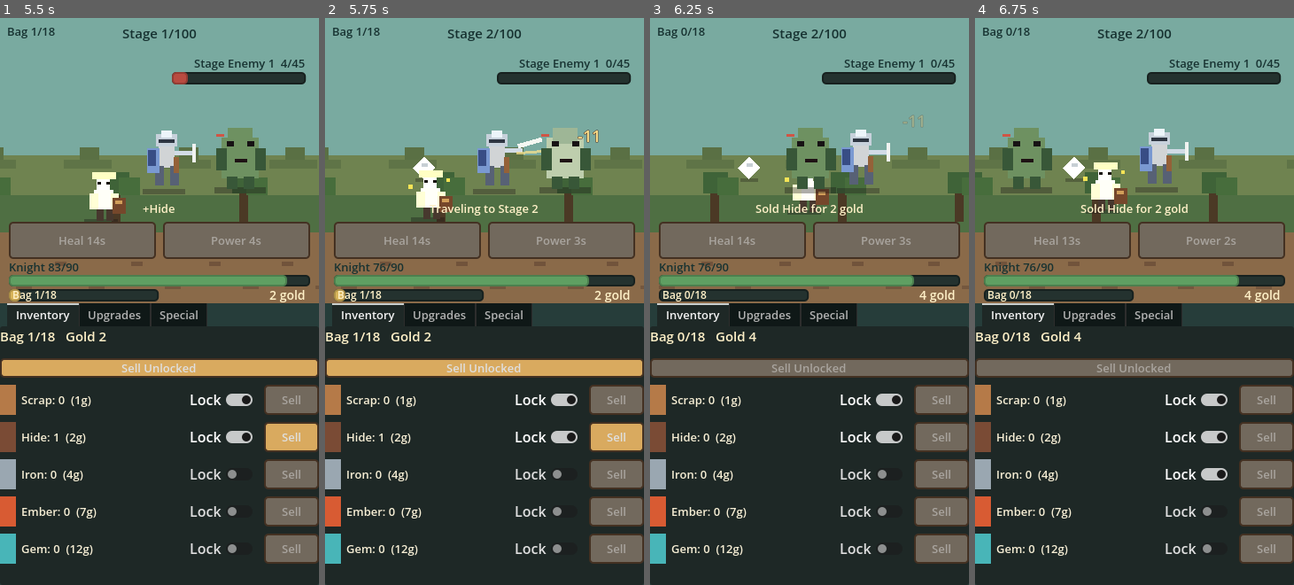
Above: before the commit, frames 1-4 (left to right).
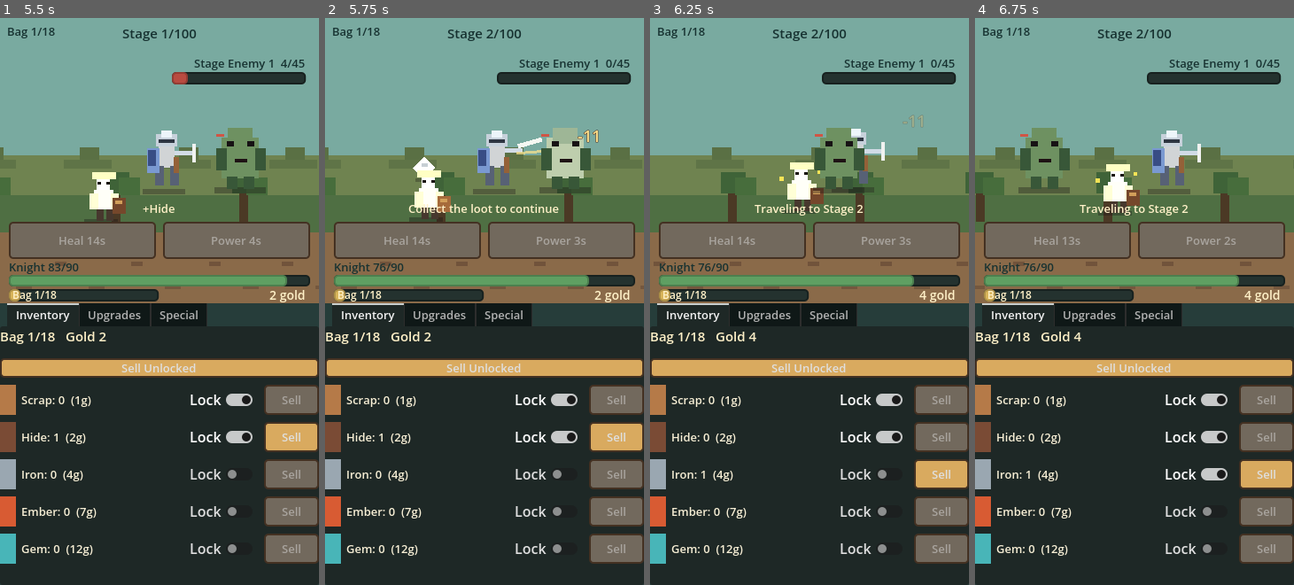
Above: after the commit, the same moments.

Repository: TheAmazingTurtle/knight-s-assistant
Game: Godot game, scene res://core/main.tscn
Same seed, same stepped clock (60 frames per second), same inputs: the game is played once before the commit and once after it.
Inputs:
- Up to frame 1 (5.5 s): click "Start" at 0.5 s; click "Heal" at 1.25 s; click "Power-up" at 2 s; click "Sell Unlocked" at 2.75 s; click "Lock" at 3.5 s; click "Sell" at 4.25 s; click "Lock" at 5 s
- Up to frame 2 (5.75 s): no input
- Up to frame 3 (6.25 s): click "Sell" at 5.75 s
- Up to frame 4 (6.75 s): click "Lock" at 6.5 s

Frame 1 is identical in both runs. In frame 2, 0.6% of the frame differs, in the area x 26-74%, y 26-36%; in frame 3, 8.6%; in frame 4, 8.9%, in the area x 0-100%, y 1-83%.

Commit message:
Make porter wait when bag is full

Diff:
--- a/screens/game_screen/game_screen.gd
+++ b/screens/game_screen/game_screen.gd
@@ -65,6 +65,7 @@
 var stage_transition_timer := 0.0
 var stage_traveling := false
 var preserve_knight_health_on_stage_start := false
+var waiting_to_travel_after_loot := false
 var combat_paused := false
 var victory_visible := false
 var porter_center := Vector2.ZERO
@@ -92,6 +93,8 @@
 	_tick_cooldowns(delta)
 	_tick_loot(delta)
 	_tick_damage_numbers(delta)
+	if waiting_to_travel_after_loot and active_loot.is_empty():
+		_begin_stage_travel()
 	if victory_visible:
 		_refresh_battle_labels()
 		return
@@ -323,6 +326,7 @@
 	_clear_damage_numbers()
 	preserve_knight_health_on_stage_start = false
 	stage_traveling = false
+	waiting_to_travel_after_loot = false
 	enemy_stats = GameState.get_enemy_stats()
 	enemy_max_hp = float(enemy_stats.get("max_health", 1))
 	enemy_hp = enemy_max_hp
@@ -470,10 +474,12 @@
 	if won:
 		_show_victory()
 	else:
-		status_label.text = "Traveling to Stage %d" % GameState.stage
 		preserve_knight_health_on_stage_start = true
-		stage_traveling = true
-		stage_transition_timer = STAGE_TRANSITION_DURATION
+		if active_loot.is_empty():
+			_begin_stage_travel()
+		else:
+			waiting_to_travel_after_loot = true
+			status_label.text = "Collect the loot to continue"
 
 
 func _handle_knight_defeated() -> void:
@@ -484,8 +490,16 @@
 	GameState.return_to_checkpoint_after_knight_defeat()
 	status_label.text = "Knight fell. Back to Stage %d" % GameState.stage
 	preserve_knight_health_on_stage_start = false
+	waiting_to_travel_after_loot = false
 	stage_traveling = false
 	stage_transition_timer = 1.1
+
+
+func _begin_stage_travel() -> void:
+	waiting_to_travel_after_loot = false
+	status_label.text = "Traveling to Stage %d" % GameState.stage
+	stage_traveling = true
+	stage_transition_timer = STAGE_TRANSITION_DURATION
 
 
 func _spawn_loot_from_drop(drop: Dictionary) -> void:
@@ -558,15 +572,16 @@
 
 
 func _collect_loot(loot: Control) -> void:
+	if GameState.get_inventory_room() < loot.amount:
+		status_label.text = "Bag full: sell loot or upgrade capacity"
+		return
 	var added := GameState.add_loot(loot.loot_id, loot.amount)
-	var discarded: int = max(0, loot.amount - added)
 	var loot_name := GameState.get_loot_name(loot.loot_id)
-	if discarded <= 0:
+	if added > 0:
 		status_label.text = "+%s" % loot_name if added == 1 else "+%d %s" % [added, loot_name]
-	elif added > 0:
-		status_label.text = "Bag full: +%d %s, discarded %d" % [added, loot_name, discarded]
 	else:
-		status_label.text = "Bag full: discarded %s" % loot_name
+		status_label.text = "Bag full: sell loot or upgrade capacity"
+		return
 	active_loot.erase(loot)
 	loot.queue_free()
 
Not shown, changed: README.md
